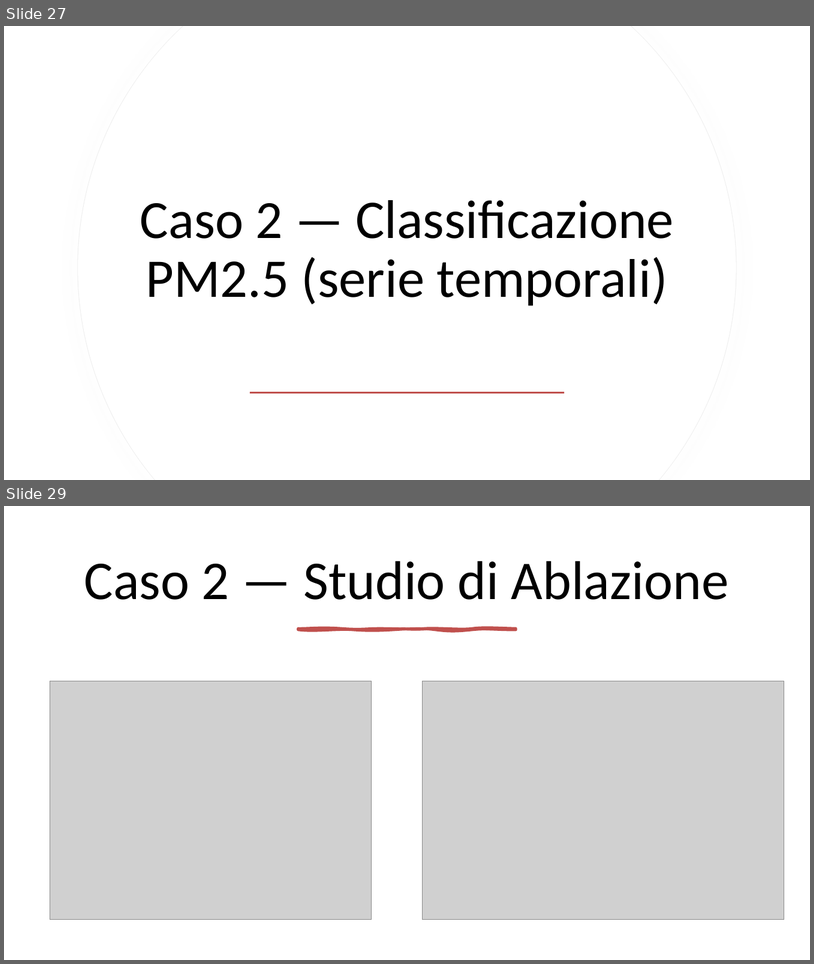
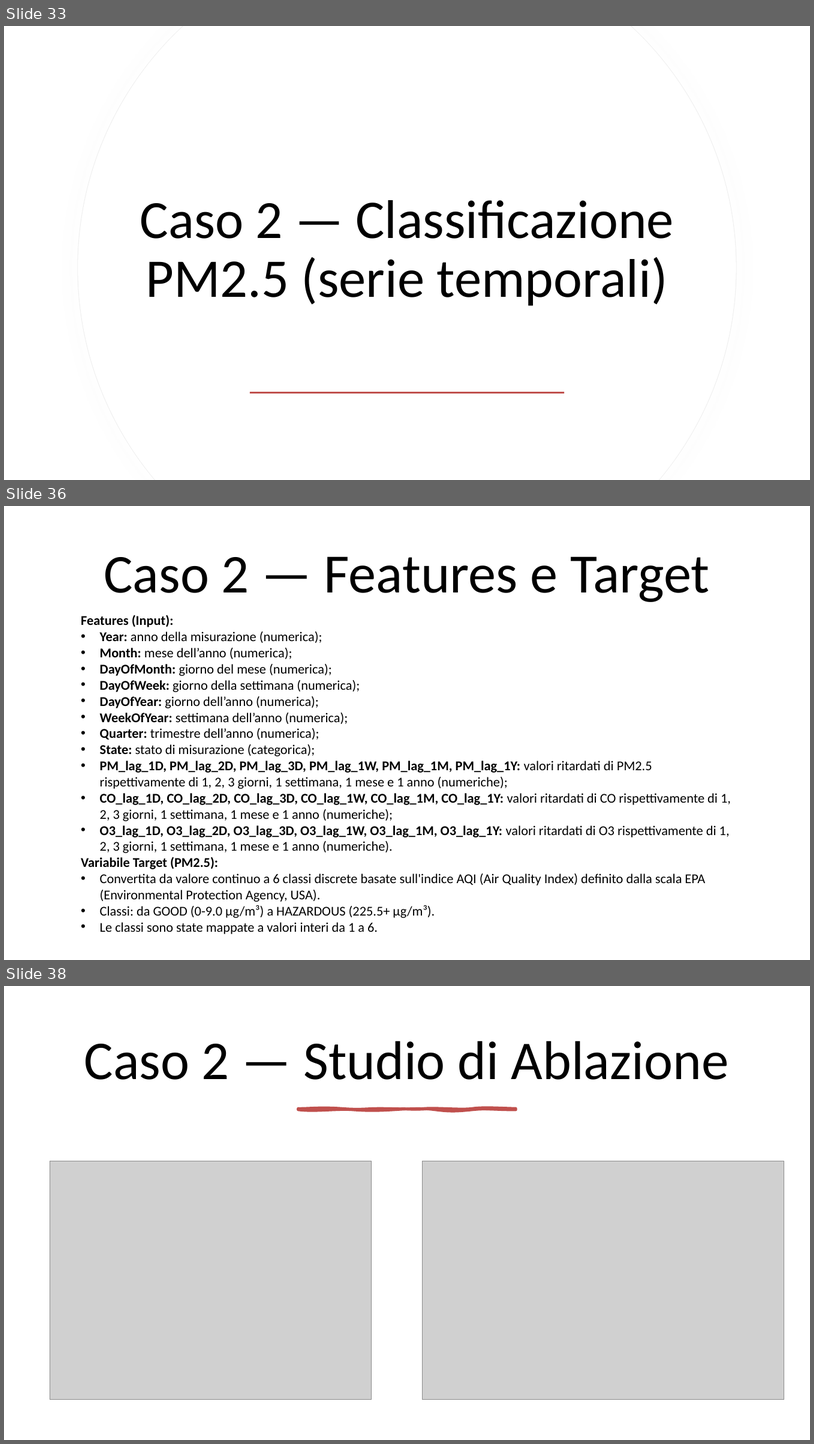
Before and after one commit to mtomas03/Thesis_Paper, a slide deck: Presentation.pptx. Shown one above the other, each under a label of ours: slides 27 and 29 before the commit, slides 33, 36 and 38 after it; the slides between them are not shown. The pictures are 814x964 and 814x1444 pixels, drawn with LibreOffice and Linux fonts; fonts in the diff are those of the drawing; grey boxes stand for pictures. Boxes give left, top, right and bottom in pixels: in the first picture for what was removed or moved away, otherwise in the second. Text is boxed around its words. In the diff, an @@ line names an element or a change of style, - is before the commit and + after.

```diff
--- a/Presentation.pptx
+++ b/Presentation.pptx
@@ slide 36 added at [4, 506, 810, 960], background #FFFFFF @@
@@ title added at [104, 556, 710, 602], 66 pt, text #000000 @@
+Caso 2 — Features e Target
@@ text added at [81, 615, 731, 934], 16 pt, text #000000 @@
+Features (Input):
+• Year: anno della misurazione (numerica);
+• Month: mese dell’anno (numerica);
+• DayOfMonth: giorno del mese (numerica);
+• DayOfWeek: giorno della settimana (numerica);
+• DayOfYear: giorno dell’anno (numerica);
+• WeekOfYear: settimana dell’anno (numerica);
+• Quarter: trimestre dell’anno (numerica);
+• State: stato di misurazione (categorica);
+• PM_lag_1D, PM_lag_2D, PM_lag_3D, PM_lag_1W, PM_lag_1M, PM_lag_1Y: valori ritardati di PM2.5 rispettivamente di 1, 2, 3 giorni, 1 settimana, 1 mese e 1 anno (numeriche);
+• CO_lag_1D, CO_lag_2D, CO_lag_3D, CO_lag_1W, CO_lag_1M, CO_lag_1Y: valori ritardati di CO rispettivamente di 1, 2, 3 giorni, 1 settimana, 1 mese e 1 anno (numeriche);
+• O3_lag_1D, O3_lag_2D, O3_lag_3D, O3_lag_1W, O3_lag_1M, O3_lag_1Y: valori ritardati di O3 rispettivamente di 1, 2, 3 giorni, 1 settimana, 1 mese e 1 anno (numeriche).
+Variabile Target (PM2.5):
+• Convertita da valore continuo a 6 classi discrete basate sull'indice AQI (Air Quality Index) definito dalla scala EPA (Environmental Protection Agency, USA).
+• Classi: da GOOD (0-9.0 µg/m³) a HAZARDOUS (225.5+ µg/m³).
+• Le classi sono state mappate a valori interi da 1 a 6.
@@ what was slide 27 is now slide 33 @@
@@ what was slide 29 is now slide 38 @@
```
Also in this commit, not shown: 6 slides changed, 10 other slides added, 2 slides removed.
